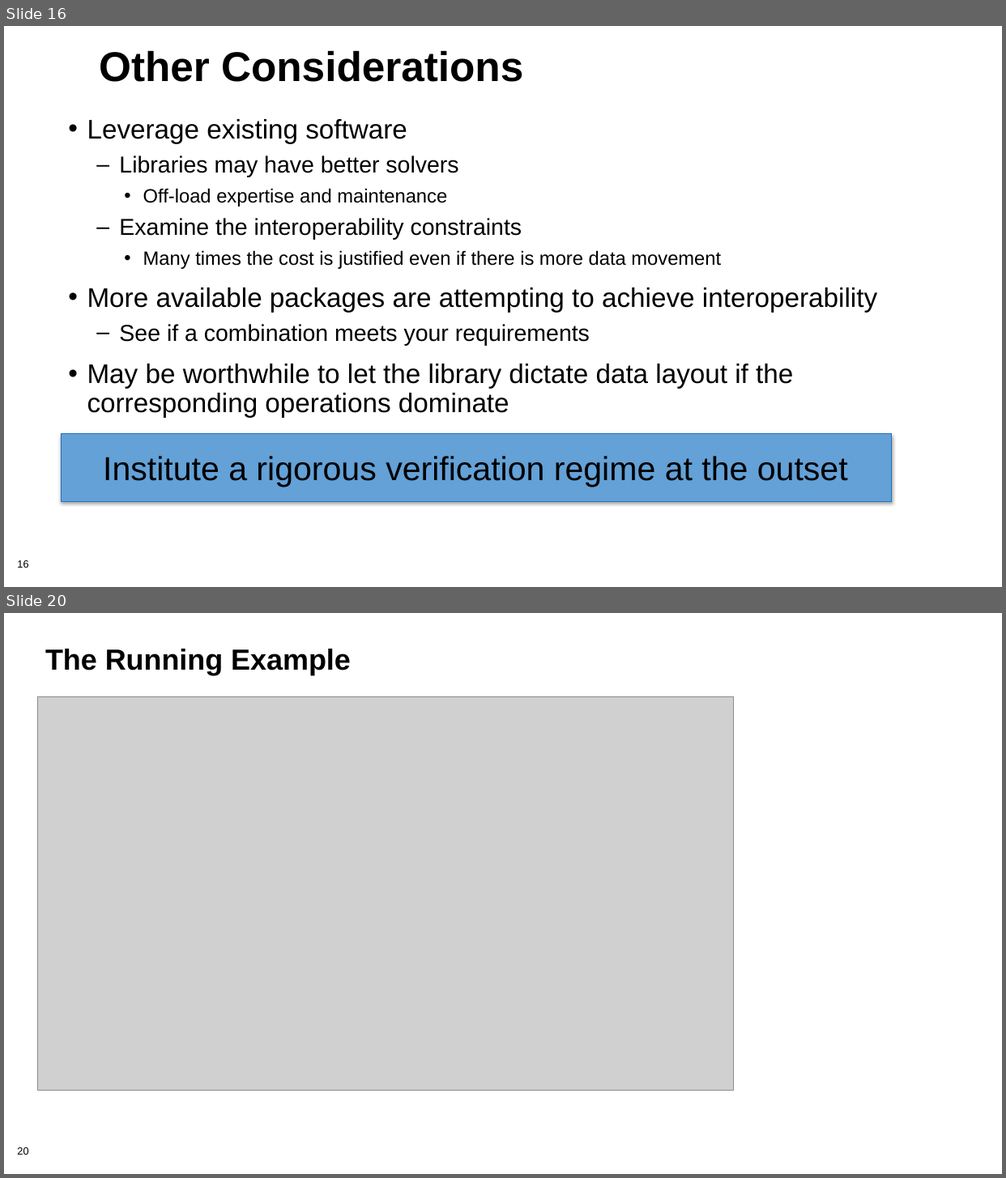
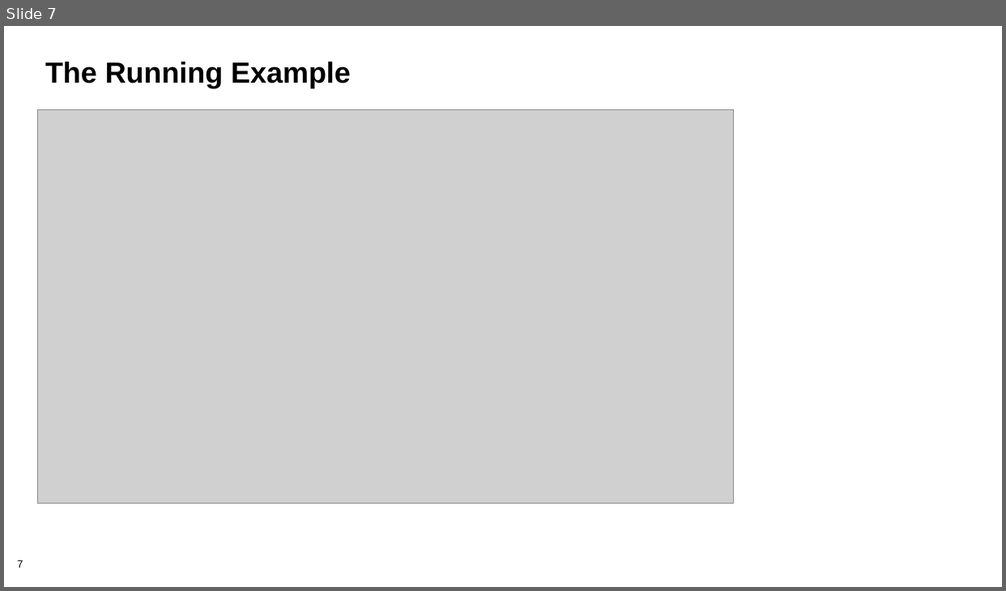
Before and after one commit to bssw-tutorial/presentations, a slide deck: final-presentations/2021-03-25-iss/05-design.pptx. Shown one above the other, each under a label of ours: slides 16 and 20 before the commit, slide 7 after it; the slides between them are not shown. The pictures are 1006x1178 and 1006x591 pixels, drawn with LibreOffice and Linux fonts; fonts in the diff are those of the drawing; grey boxes stand for pictures; background and template pictures are left out. Boxes give left, top, right and bottom in pixels: in the first picture for what was removed or moved away, otherwise in the second. Text is boxed around its words. In the diff, an @@ line names an element or a change of style, - is before the commit and + after.

```diff
--- a/final-presentations/2021-03-25-iss/05-design.pptx
+++ b/final-presentations/2021-03-25-iss/05-design.pptx
@@ slide 16 removed at [4,26,1002,587], background #FFFFFF; not listed: 1 template element that a slide beside it also shows @@
@@ title removed at [99,50,523,82] @@
-Other Considerations
@@ text removed at [87,119,877,418] @@
-• Leverage existing software
-  – Libraries may have better solvers
-    • Off-load expertise and maintenance
-  – Examine the interoperability constraints
-    • Many times the cost is justified even if there is more data movement
-• More available packages are attempting to achieve interoperability
-  – See if a combination meets your requirements
-• May be worthwhile to let the library dictate data layout if the corresponding operations dominate
@@ rectangle removed at [61,434,892,501] @@
-Institute a rigorous verification regime at the outset
@@ what was slide 20 is now slide 7 @@
@@ page number at [17,561,23,568]: text changed @@
-20
+7
```
Also in this commit, not shown: 3 slides changed, 7 slides added, 15 other slides removed.
